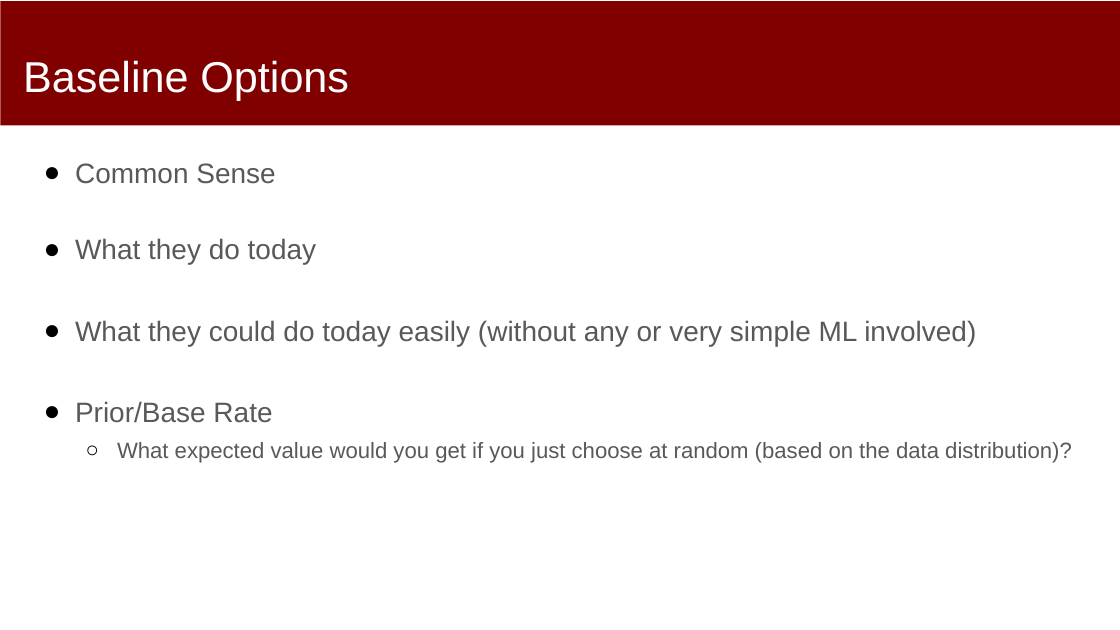
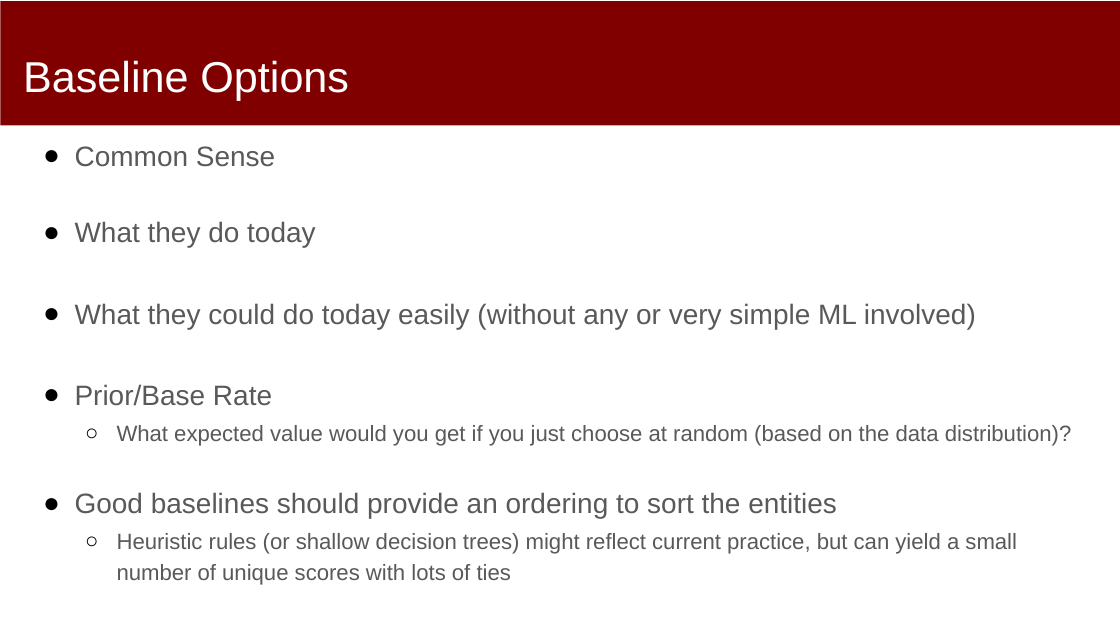
Before and after one commit to dssg/mlforpublicpolicylab, a slide deck: slide 17 of Lectures/09-Machine-Learning-Pipelines.pptx (slide 8 before the commit). Drawn at 1120x630 pixels with LibreOffice and Linux fonts; fonts in the diff are those of the drawing. Boxes give left, top, right and bottom in pixels: in the first picture for what was removed or moved away, otherwise in the second. Text is boxed around its words. In the diff, an @@ line names an element or a change of style, - is before the commit and + after.

```diff
--- a/Lectures/09-Machine-Learning-Pipelines.pptx
+++ b/Lectures/09-Machine-Learning-Pipelines.pptx
@@ text "Common Sense": place and size @@
-text "Common Sense" at [75,163,1072,463]
+text "Common Sense" at [75,146,1072,585]
@@ text at [75,492,1017,585]: paragraphs added @@
+● Good baselines should provide an ordering to sort the entities
+  ○ Heuristic rules (or shallow decision trees) might reflect current practice, but can yield a small number of unique scores with lots of ties
```
Also in this commit, not shown: 3 other slides changed, 10 slides added, 1 slide removed.
